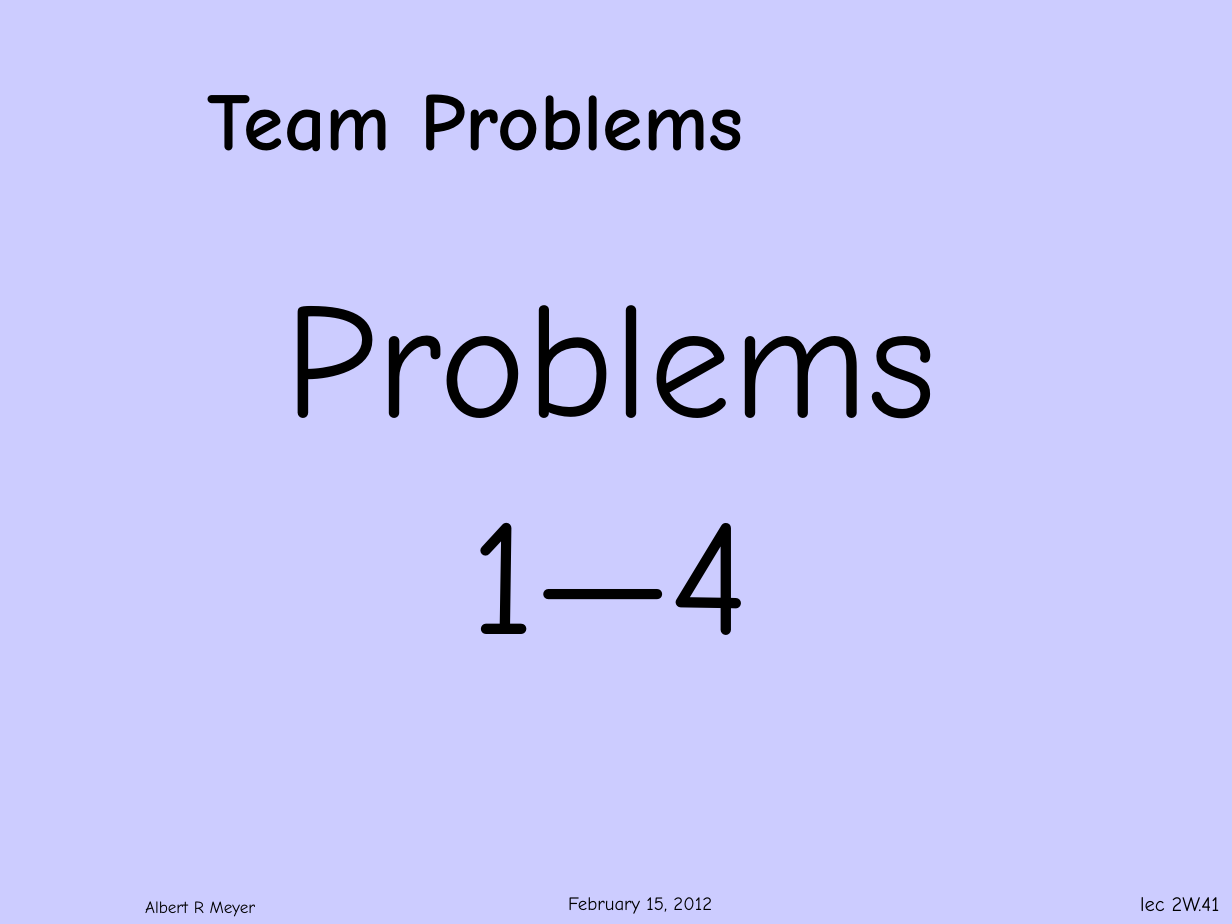
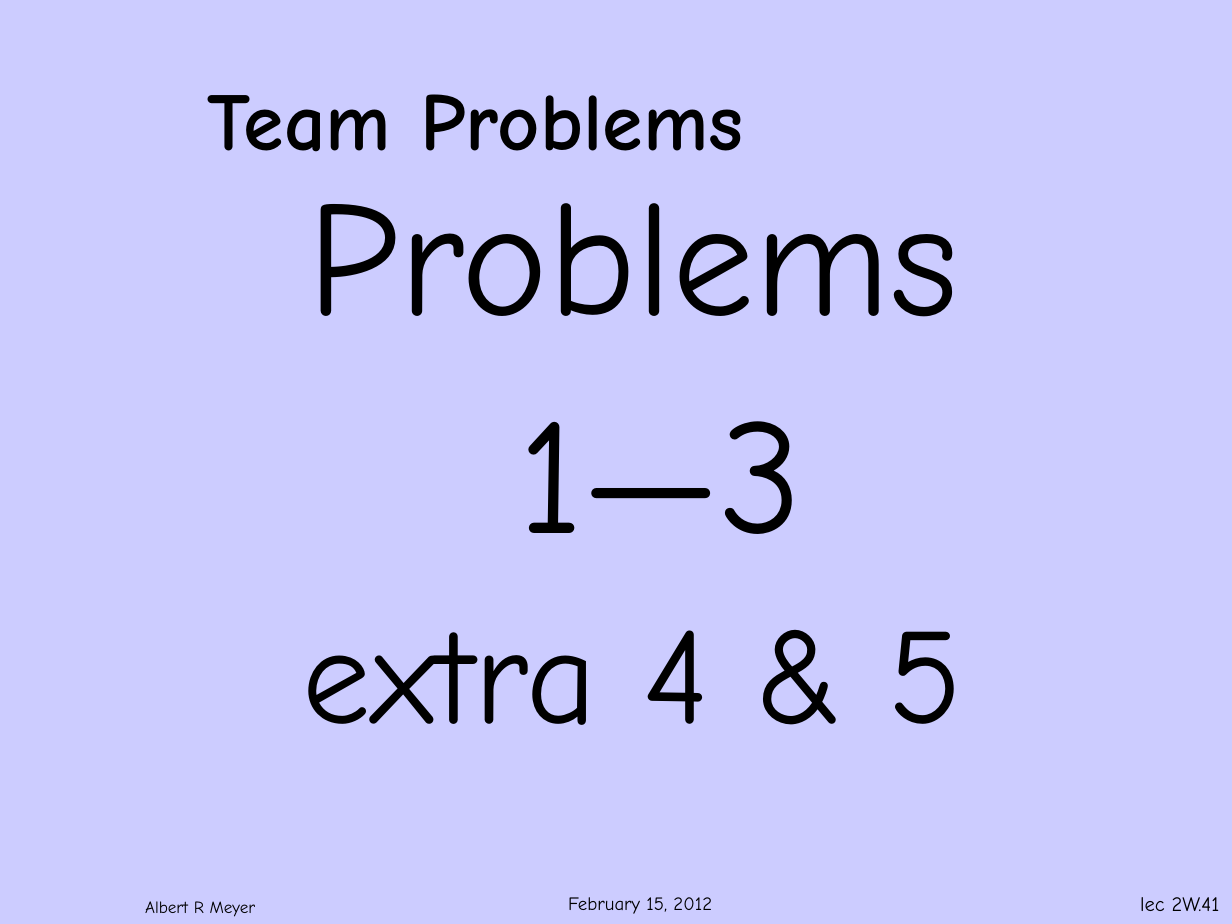
Before and after one commit to armeyer/mcs_web, a slide deck: slide 41 of spring12/slidesS12/slides2w.pptx. Drawn at 1232x924 pixels with LibreOffice and Linux fonts; fonts in the diff are those of the drawing; background and template pictures are left out. Boxes give left, top, right and bottom in pixels: in the first picture for what was removed or moved away, otherwise in the second. Text is boxed around its words. In the diff, an @@ line names an element or a change of style, - is before the commit and + after.

```diff
--- a/spring12/slidesS12/slides2w.pptx
+++ b/spring12/slidesS12/slides2w.pptx
@@ text "Problems": place and size @@
-text "Problems" at box(285, 305, 937, 635)
+text "Problems" at box(303, 203, 963, 725)
@@ text at box(303, 421, 963, 725): text changed; size 96 to 80 pt @@
-1—4
+1—3
+extra 4 & 5
```
Also in this commit, not shown: 3 other slides changed.
